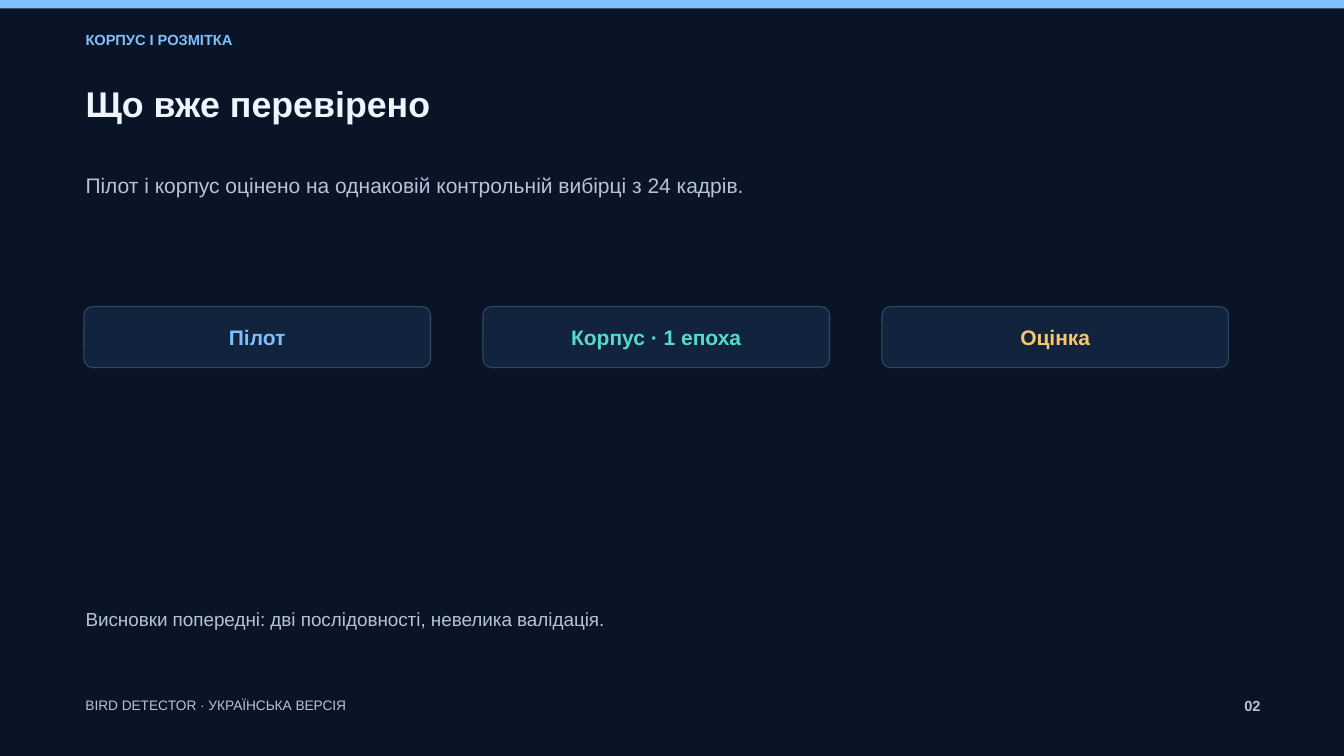
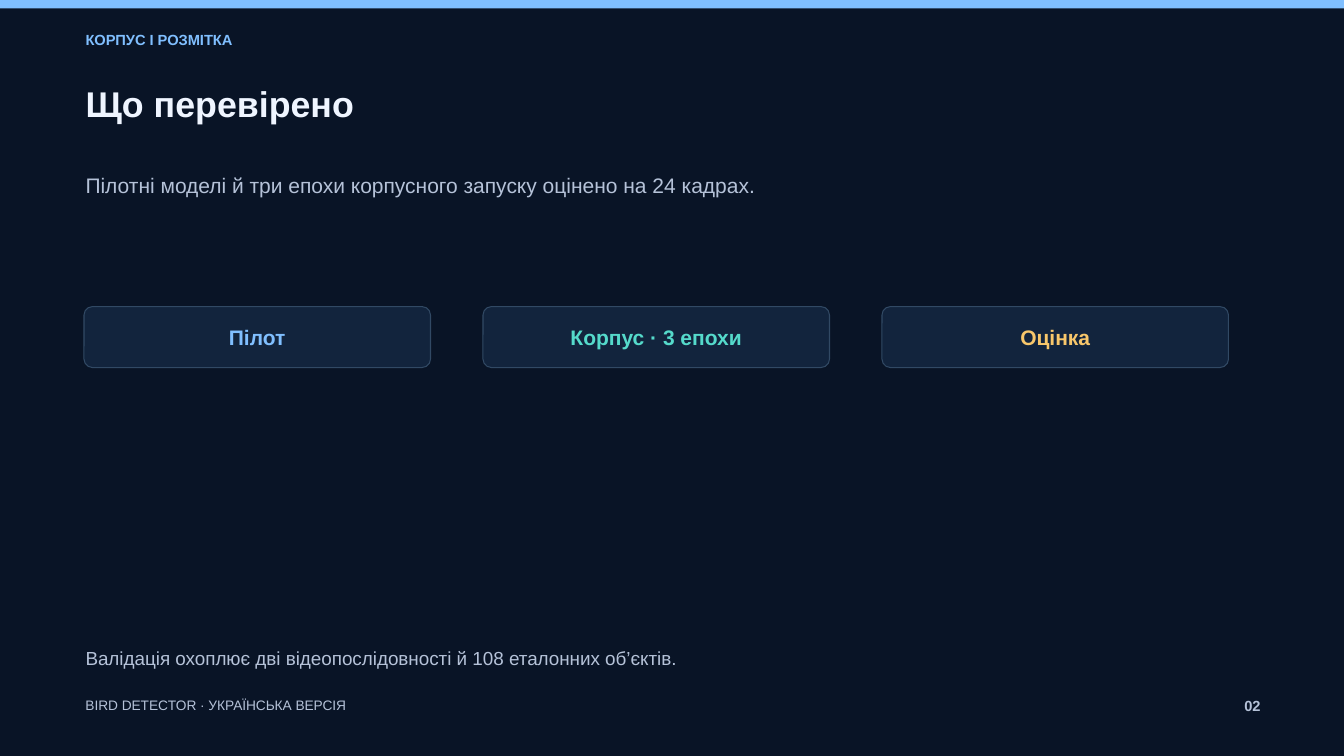
Before and after one commit to tarasenkoandriii/bird-video-detection-v3, a slide deck: slide 2 of deliverables/Bird_Detector_V3_UK/Bird_Detector_V3_UK.pptx. Drawn at 1344x756 pixels with LibreOffice and Linux fonts; fonts in the diff are those of the drawing. Boxes give left, top, right and bottom in pixels: in the first picture for what was removed or moved away, otherwise in the second. Text is boxed around its words. In the diff, an @@ line names an element or a change of style, - is before the commit and + after.

Commit message:
Оновити презентацію v3 за трьома епохами

```diff
--- a/deliverables/Bird_Detector_V3_UK/Bird_Detector_V3_UK.pptx
+++ b/deliverables/Bird_Detector_V3_UK/Bird_Detector_V3_UK.pptx
@@ text at [86, 91, 354, 124]: text changed @@
-Що вже перевірено
+Що перевірено
@@ text at [86, 177, 755, 197]: text changed @@
-Пілот і корпус оцінено на однаковій контрольній вибірці з 24 кадрів.
+Пілотні моделі й три епохи корпусного запуску оцінено на 24 кадрах.
@@ text at [570, 330, 741, 349]: text changed @@
-Корпус · 1 епоха
+Корпус · 3 епохи
@@ text at [86, 651, 676, 669]: text changed @@
-Висновки попередні: дві послідовності, невелика валідація.
+Валідація охоплює дві відеопослідовності й 108 еталонних об’єктів.
```
Also in this commit, not shown: 27 other slides changed, 2 slides added, 2 slides removed, 15 other files.
